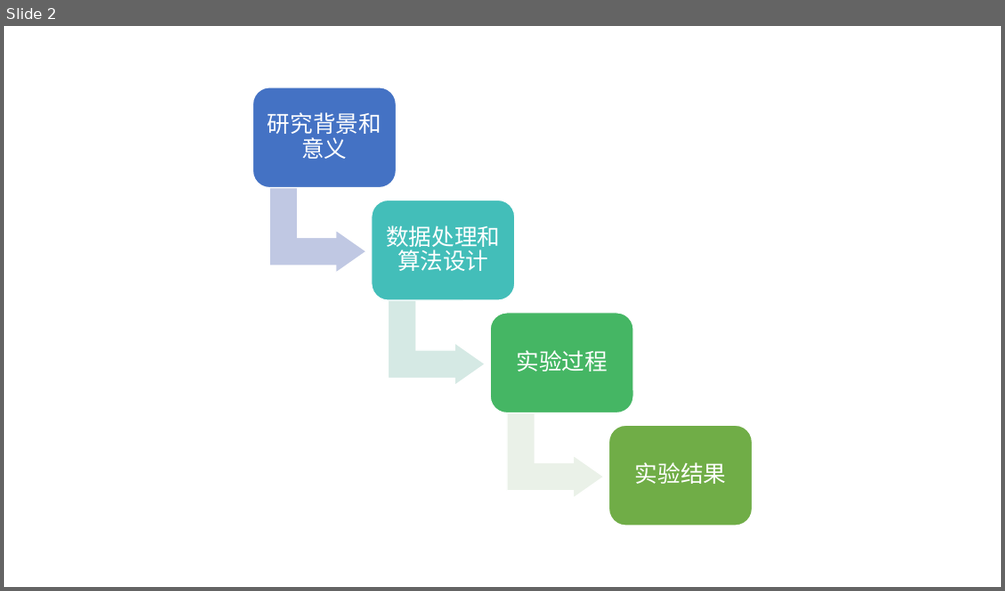
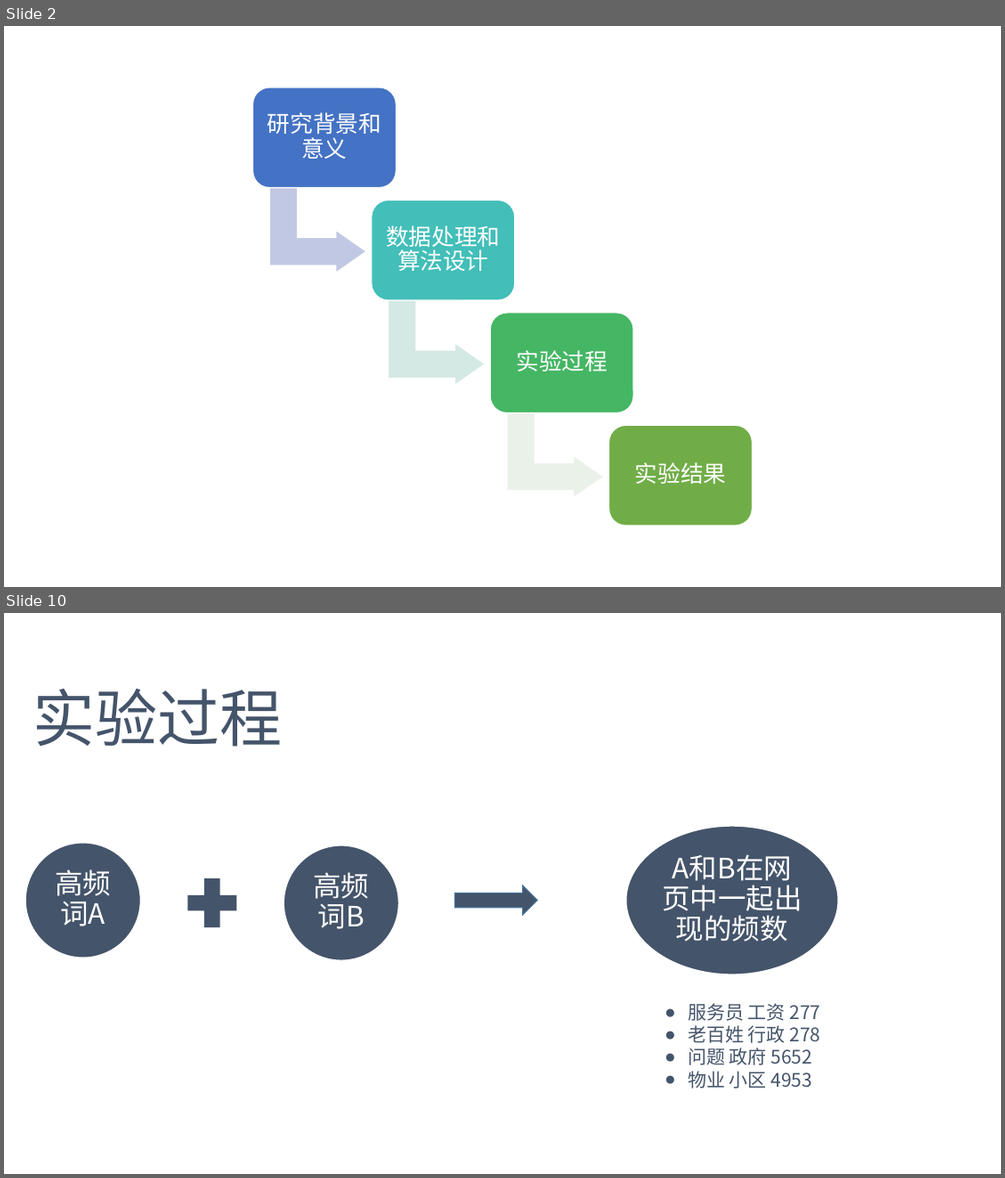
Before and after one commit to DoubleMagicXu/KG, a slide deck: 基于用户投诉文本的知识图谱构建.pptx. Shown one above the other, each under a label of ours: slide 2 before the commit, slides 2 and 10 after it; the slides between them are not shown. The pictures are 1005x591 and 1005x1178 pixels, drawn with LibreOffice and Linux fonts; fonts in the diff are those of the drawing. Boxes give left, top, right and bottom in pixels: in the first picture for what was removed or moved away, otherwise in the second. Text is boxed around its words. In the diff, an @@ line names an element or a change of style, - is before the commit and + after.

```diff
--- a/基于用户投诉文本的知识图谱构建.pptx
+++ b/基于用户投诉文本的知识图谱构建.pptx
@@ slide 10 added at (4, 613, 1001, 1174), background #FFFFFF @@
@@ text added at (32, 689, 282, 747), 60 pt, text #44546A @@
+实验过程
@@ ellipse added at (626, 826, 838, 975), fill #44546A, outline #FFFFFF 1 pt @@
@@ ellipse added at (25, 843, 141, 957), fill #44546A, outline #FFFFFF 1 pt @@
@@ ellipse added at (283, 845, 399, 961), fill #44546A, outline #FFFFFF 1 pt @@
@@ text added at (657, 848, 807, 952), 27 pt, text #FFFFFF @@
+A和B在网页中一起出现的频数
@@ text added at (55, 869, 111, 926), 27 pt, text #FFFFFF @@
+高频词A
@@ plus sign added at (179, 869, 245, 936), fill #44546A @@
@@ text added at (313, 872, 369, 929), 27 pt, text #FFFFFF @@
+高频词B
@@ right arrow added at (455, 885, 537, 915), fill #44546A, outline #43739E 1 pt @@
@@ text added at (688, 1003, 821, 1088), 18 pt, text #44546A @@
+● 服务员 工资 277
+● 老百姓 行政 278
+● 问题 政府 5652
+● 物业 小区 4953
```
Also in this commit, not shown: 3 slides changed, 10 other slides added, 2 slides removed, 3 other files.
